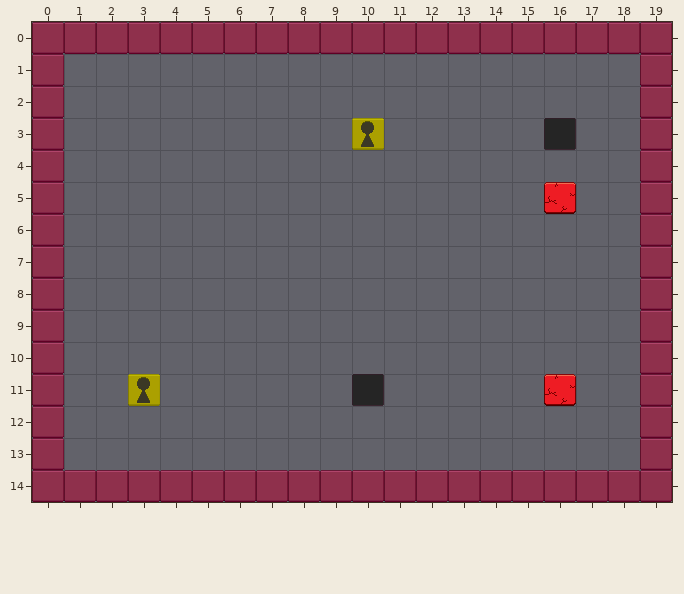
Tiled map: img/level1.tmx. Above, as it was before the edit.
Cells are 32x32 px. Shown: x 0..19, y 0..14.
The same view after the edit:
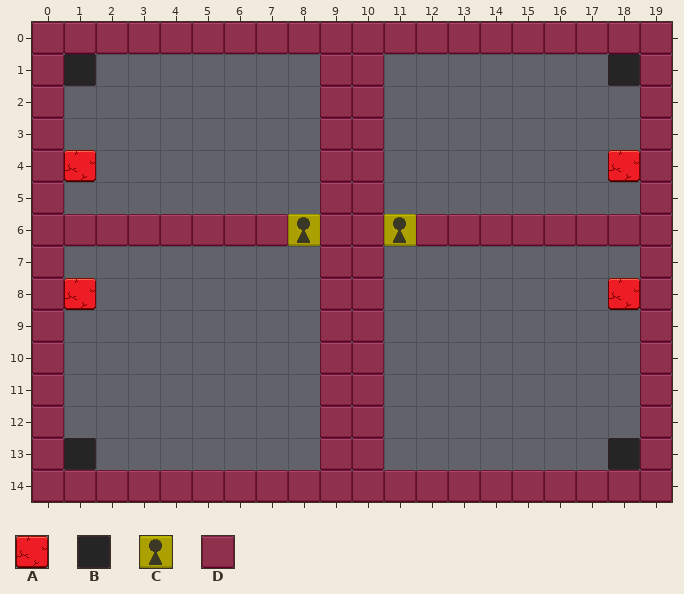
Key: from "blocks": A 0; from "holes": B 0; from "locks": C 0; from "walls": D 0.
_ is an empty cell.
Objects are placed by their top-left corner, in cells (3,4 is the top-left corner of cell 3,4); size is 1x1 cell unless given.
Change:
Layer "Tile Layer 1":
y 1..5: x 9..10 __ -> DD
y 6: x 1..7 _______ -> DDDDDDD; x 9..10 __ -> DD; x 12..18 _______ -> DDDDDDD
y 7..13: x 9..10 __ -> DD
Layer "Object Layer 1":
added: B at 18,1
added: B at 1,1
added: A at 18,4
added: A at 1,4
added: C at 11,6
added: C at 8,6
added: A at 18,8
added: A at 1,8
added: B at 1,13
added: B at 18,13
removed: B at 16,3
removed: C at 10,3
removed: A at 16,5
removed: A at 16,11
removed: C at 3,11
removed: B at 10,11
